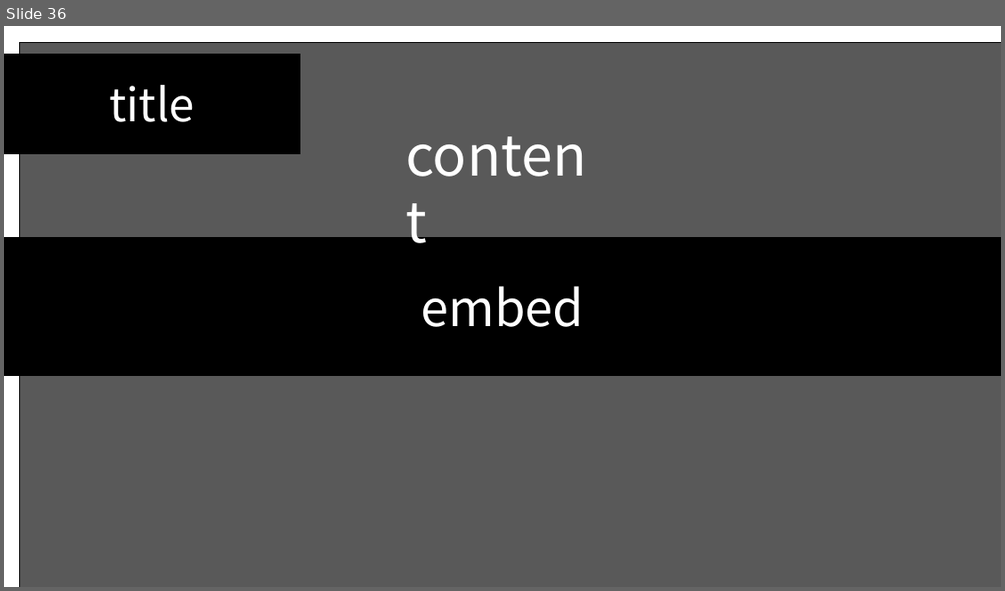
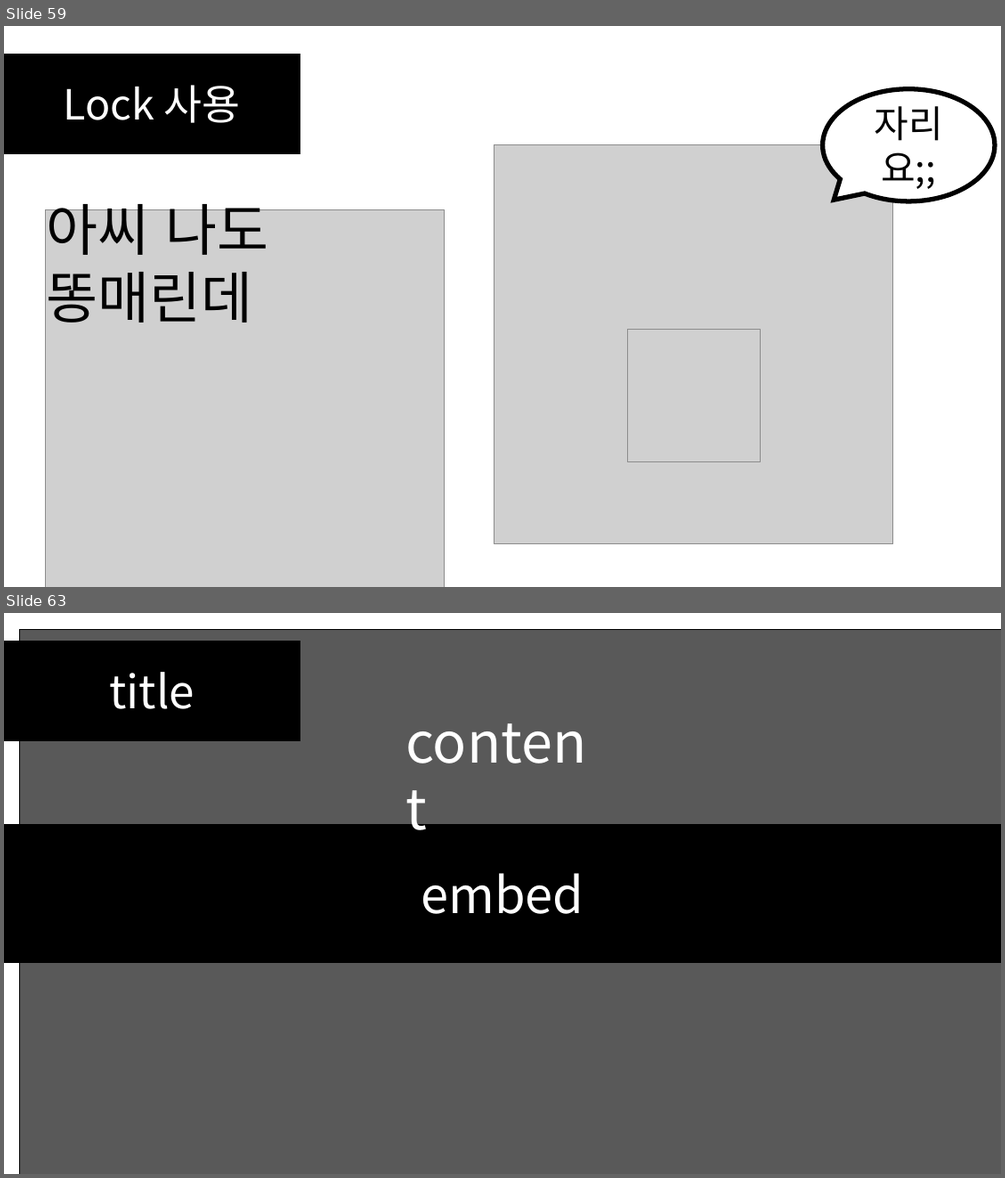
Before and after one commit to SEH00N/SDLU, a slide deck: ServerLecture/PT/4강 멀티스레딩 기초.pptx. Shown one above the other, each under a label of ours: slide 36 before the commit, slides 59 and 63 after it; the slides between them are not shown. The pictures are 1005x591 and 1005x1178 pixels, drawn with LibreOffice and Linux fonts; fonts in the diff are those of the drawing; grey boxes stand for pictures. Boxes give left, top, right and bottom in pixels: in the first picture for what was removed or moved away, otherwise in the second. Text is boxed around its words. In the diff, an @@ line names an element or a change of style, - is before the commit and + after.

```diff
--- a/ServerLecture/PT/4강 멀티스레딩 기초.pptx
+++ b/ServerLecture/PT/4강 멀티스레딩 기초.pptx
@@ slide 59 added at [4, 26, 1001, 587], background #FFFFFF @@
@@ rectangle added at [4, 54, 300, 154], fill #000000, outline #000000 1 pt, 40 pt, text #FFFFFF @@
+Lock 사용
@@ speech bubble added at [823, 89, 995, 201], fill #FFFFFF, outline #000000 4.5 pt, 36 pt, text #000000 @@
+자리요;;
@@ picture added at [494, 145, 893, 543] @@
@@ picture added at [46, 210, 445, 587] @@
@@ text added at [46, 194, 268, 322], 54 pt, text #000000 @@
+아씨 나도 똥매린데
@@ picture added at [627, 329, 760, 462] @@
@@ what was slide 36 is now slide 63 @@
```
Also in this commit, not shown: 1 slide changed, 27 other slides added, 1 slide removed, 11 other files.
